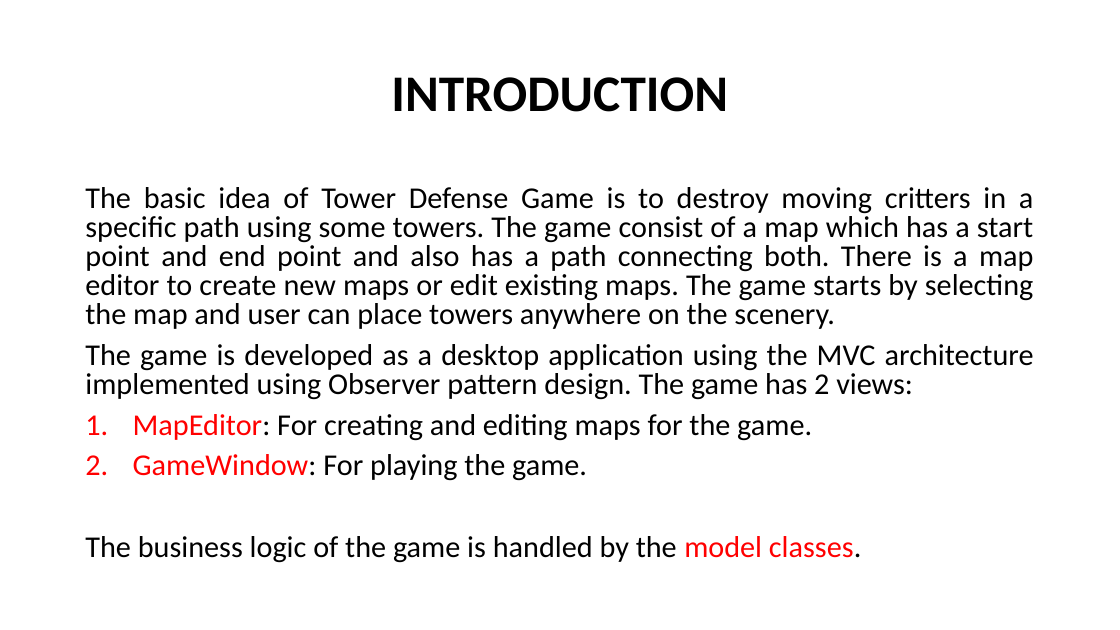
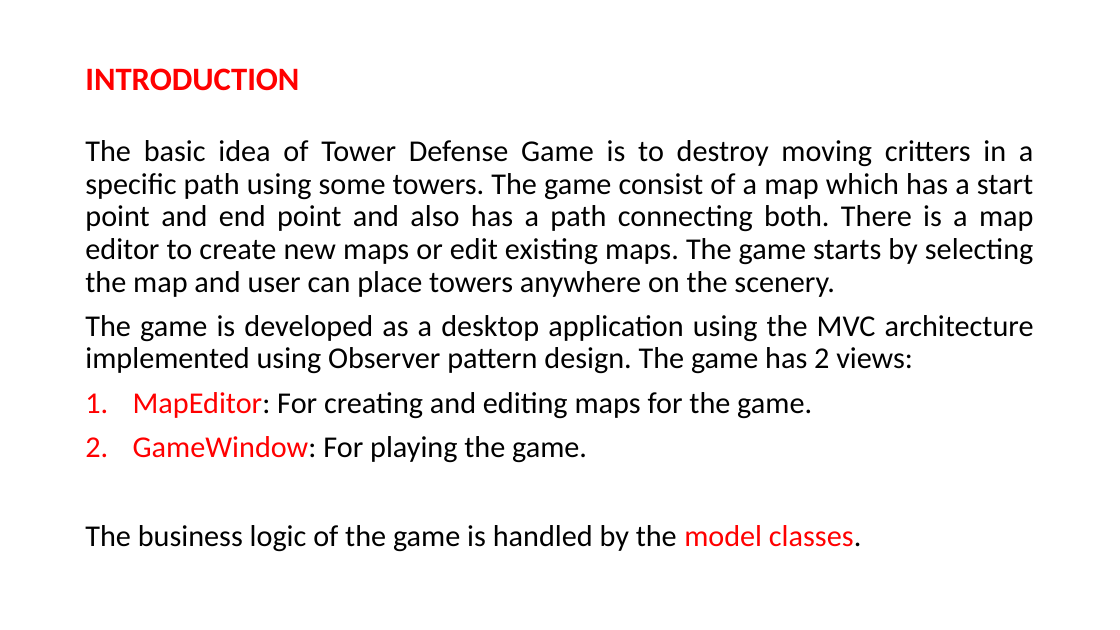
Before and after one commit to umerkk/TD-Game, a slide deck: slide 2 of Design Doc/Presentation.pptx. Drawn at 1120x630 pixels with LibreOffice and Linux fonts; fonts in the diff are those of the drawing. Boxes give left, top, right and bottom in pixels: in the first picture for what was removed or moved away, otherwise in the second. Text is boxed around its words. In the diff, an @@ line names an element or a change of style, - is before the commit and + after.

```diff
--- a/Design Doc/Presentation.pptx
+++ b/Design Doc/Presentation.pptx
@@ title "INTRODUCTION" at <box>85,68,299,91</box>: size 44 to 28 pt, text colour #000000 to #FF0000; alignment centre to left @@
@@ text "The basic idea of Tower ...": place and size @@
-text "The basic idea of Tower ..." at <box>85,187,1034,563</box>
+text "The basic idea of Tower ..." at <box>85,140,1034,552</box>
@@ text "The basic idea of Tower ..." at <box>85,140,1034,552</box>: line spacing 0.8 to 0.9 @@
```
Also in this commit, not shown: 2 other slides changed, 2 slides added, 2 slides removed, 1 other file.
